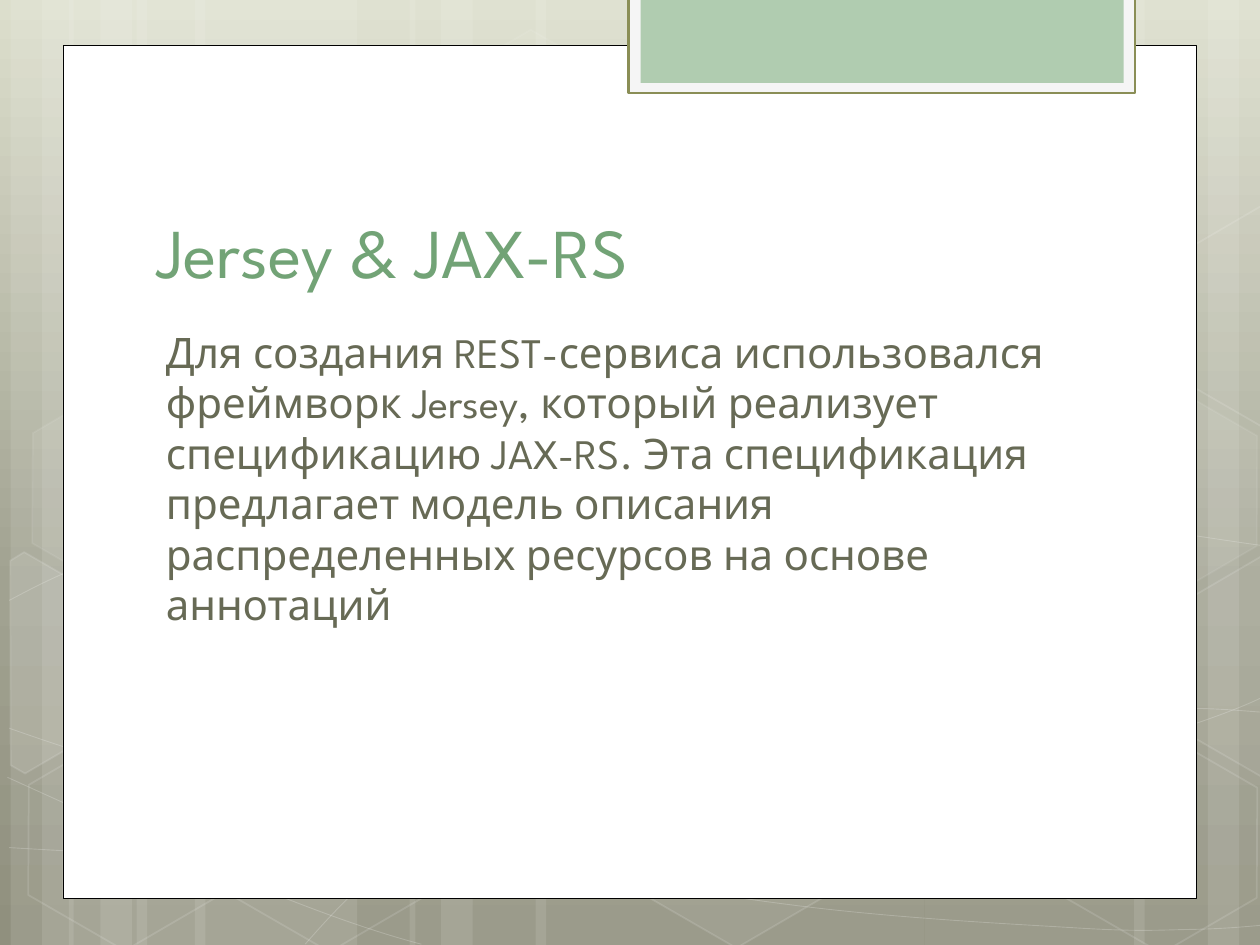
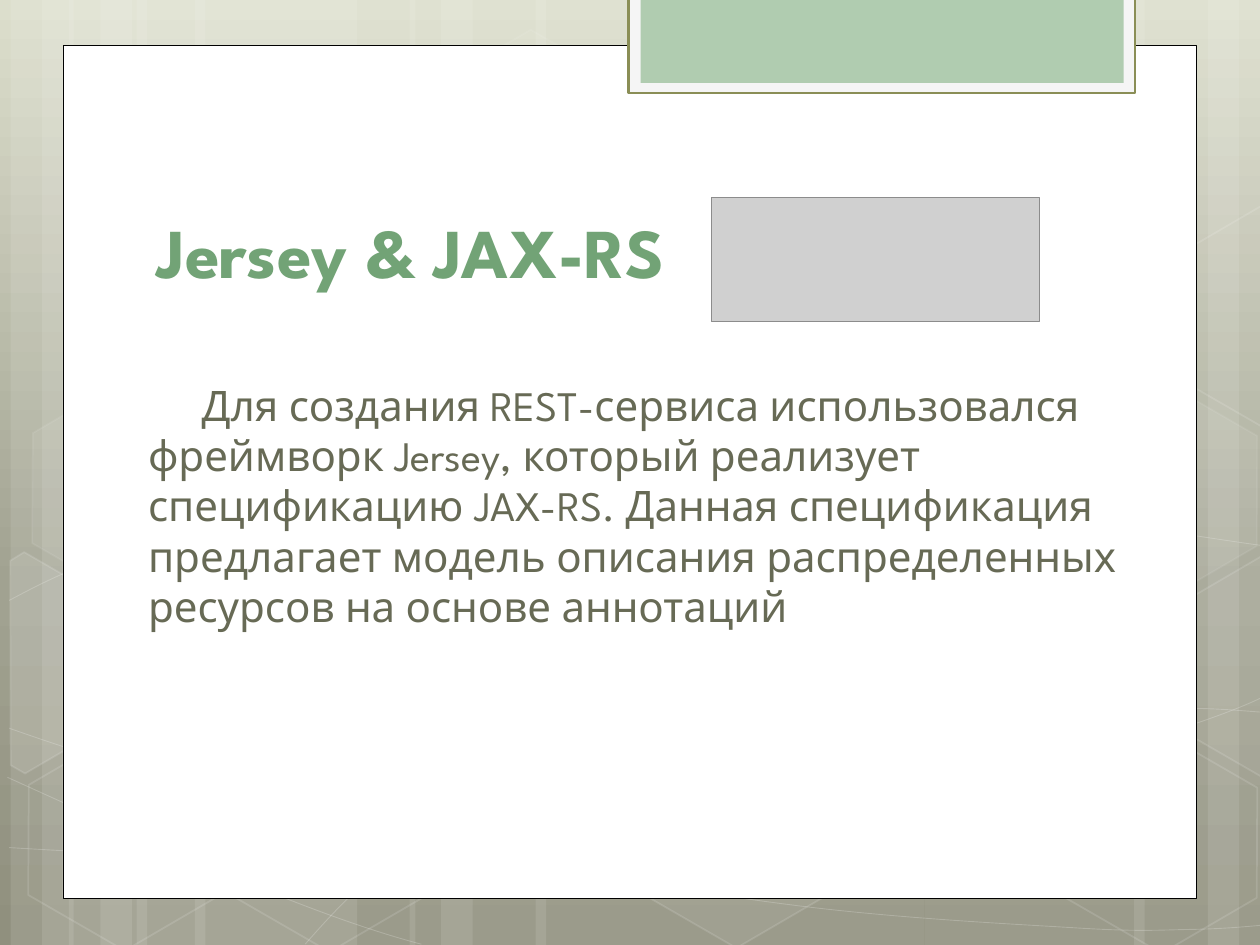
Before and after one commit to julypand/-, a slide deck: slide 8 of presentation.pptx. Drawn at 1260x945 pixels with LibreOffice and Linux fonts; fonts in the diff are those of the drawing; grey boxes stand for pictures. Boxes give left, top, right and bottom in pixels: in the first picture for what was removed or moved away, otherwise in the second. Text is boxed around its words. In the diff, an @@ line names an element or a change of style, - is before the commit and + after.

Commit message:
add slides

```diff
--- a/presentation.pptx
+++ b/presentation.pptx
@@ title "Jersey & JAX-RS" at (156, 231, 665, 293): bold on @@
@@ picture added at (712, 198, 1040, 323) @@
@@ text at (148, 391, 1116, 632): text changed @@
-Для создания REST-сервиса использовался фреймворк Jersey, который реализует спецификацию JAX-RS. Эта спецификация предлагает модель описания распределенных ресурсов на основе аннотаций
+Для создания REST-сервиса использовался фреймворк Jersey, который реализует спецификацию JAX-RS. Данная спецификация предлагает модель описания распределенных ресурсов на основе аннотаций
```
Also in this commit, not shown: 4 other slides changed, 6 slides added.
